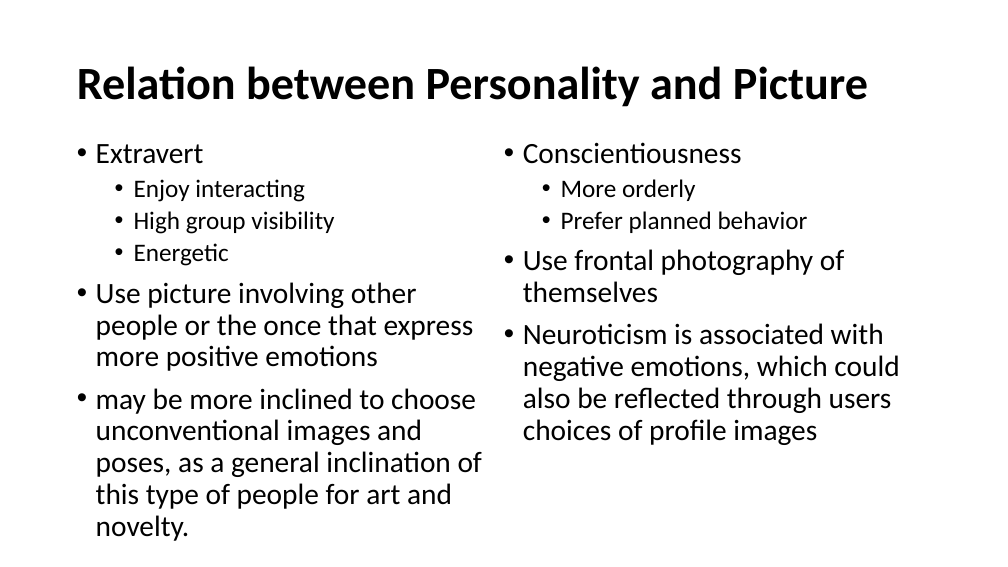
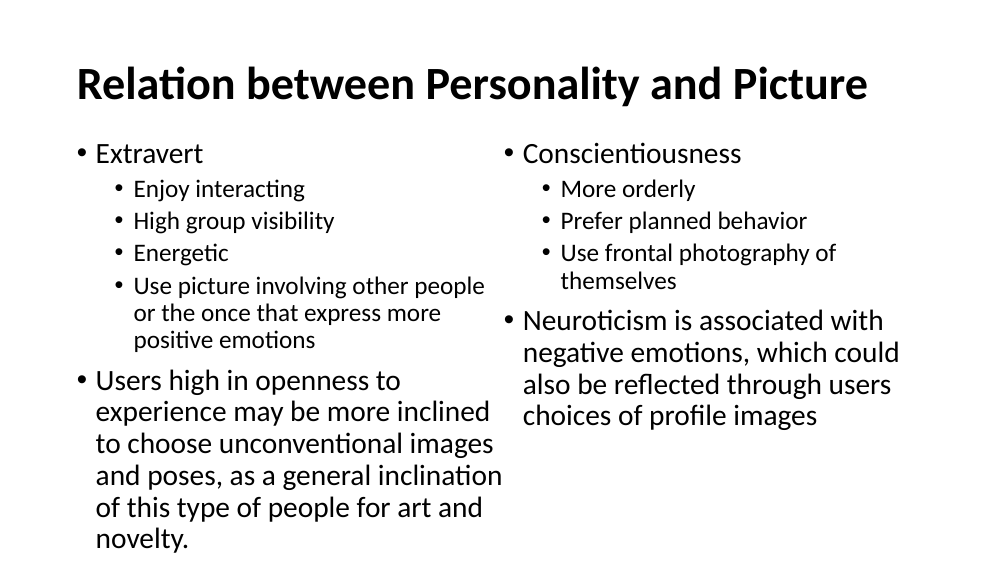
Before and after one commit to Sandhya-Bairi/USU-Assignments-and-Projects, a slide deck: slide 6 of CS 6675 - Advance Data Science/Practicum/Presentation.pptx. Drawn at 1008x567 pixels with LibreOffice and Linux fonts; fonts in the diff are those of the drawing. Boxes give left, top, right and bottom in pixels: in the first picture for what was removed or moved away, otherwise in the second. Text is boxed around its words. In the diff, an @@ line names an element or a change of style, - is before the commit and + after.

```diff
--- a/CS 6675 - Advance Data Science/Practicum/Presentation.pptx
+++ b/CS 6675 - Advance Data Science/Practicum/Presentation.pptx
@@ text at (134, 276, 485, 352): size 28 to 24 pt in "Use picture involving other people or the ...", "Use frontal photography of themselves"; list level 1 to 2 in "Use picture involving other people ..."; list level 1 to 2 in "Use frontal photography of themselves" @@
@@ text at (96, 369, 503, 553): text changed @@
-• may be more inclined to choose unconventional images and poses, as a general inclination of this type of people for art and novelty.
+• Users high in openness to experience may be more inclined to choose unconventional images and poses, as a general inclination of this type of people for art and novelty.
```
Also in this commit, not shown: 7 other slides changed.
